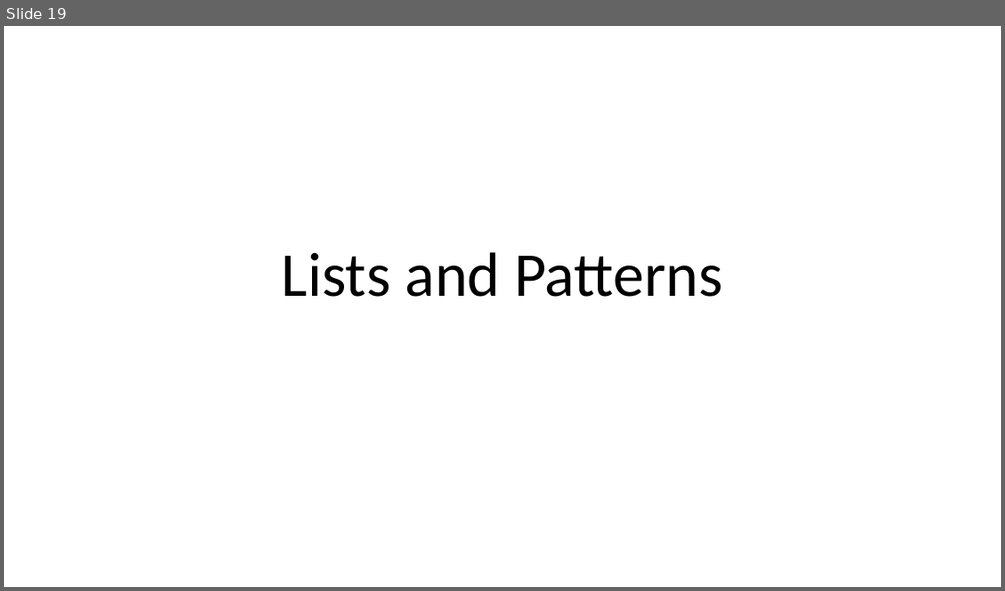
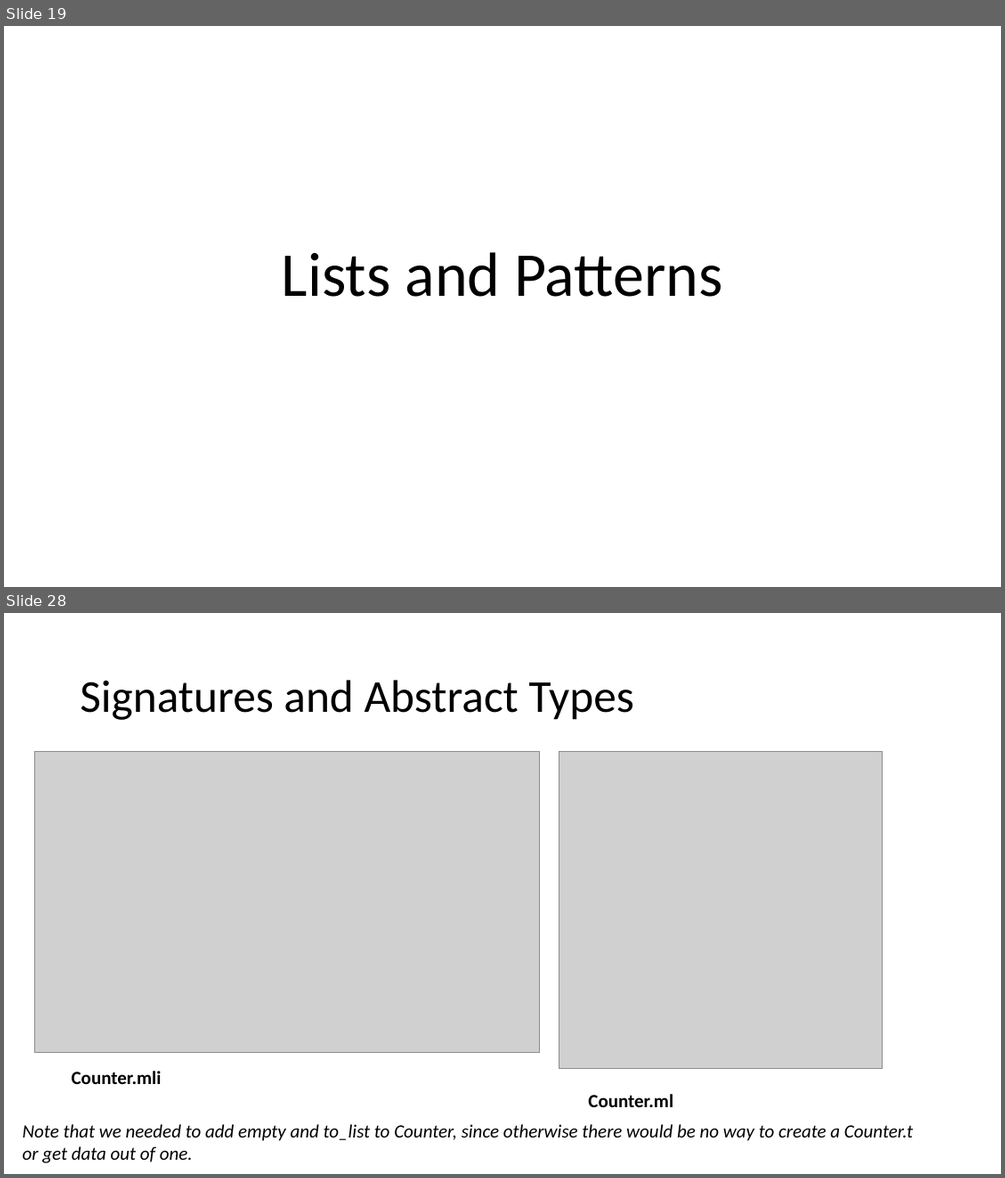
Before and after one commit to bacmive/paper_notes, a slide deck: notes8-ocaml.pptx. Shown one above the other, each under a label of ours: slide 19 before the commit, slides 19 and 28 after it; the slides between them are not shown. The pictures are 1005x591 and 1005x1178 pixels, drawn with LibreOffice and Linux fonts; fonts in the diff are those of the drawing; grey boxes stand for pictures. Boxes give left, top, right and bottom in pixels: in the first picture for what was removed or moved away, otherwise in the second. Text is boxed around its words. In the diff, an @@ line names an element or a change of style, - is before the commit and + after.

```diff
--- a/notes8-ocaml.pptx
+++ b/notes8-ocaml.pptx
@@ slide 28 added at box(4, 613, 1001, 1174), background #FFFFFF @@
@@ title added at box(80, 680, 634, 720), 44 pt, text #000000 @@
+Signatures and Abstract Types
@@ picture added at box(34, 751, 539, 1052) @@
@@ picture added at box(559, 751, 882, 1069) @@
@@ text added at box(72, 1070, 162, 1084), 18 pt, text #000000, bold @@
+Counter.mli
@@ text added at box(588, 1094, 673, 1107), 18 pt, text #000000, bold @@
+Counter.ml
@@ text added at box(23, 1124, 913, 1163), 18 pt, text #000000, italic @@
+Note that we needed to add empty and to_list to Counter, since otherwise there would be no way to create a Counter.t or get data out of one.
```
Also in this commit, not shown: 25 other slides added, 1 other file.
